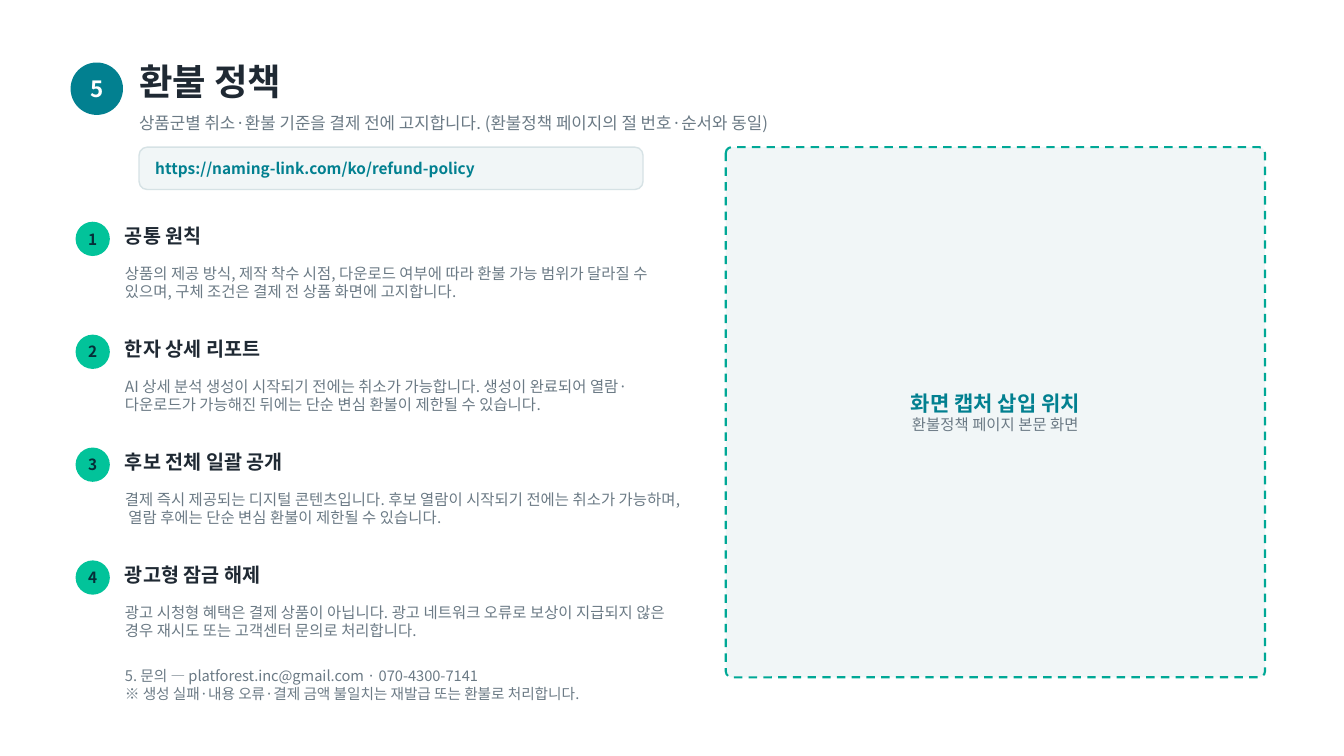
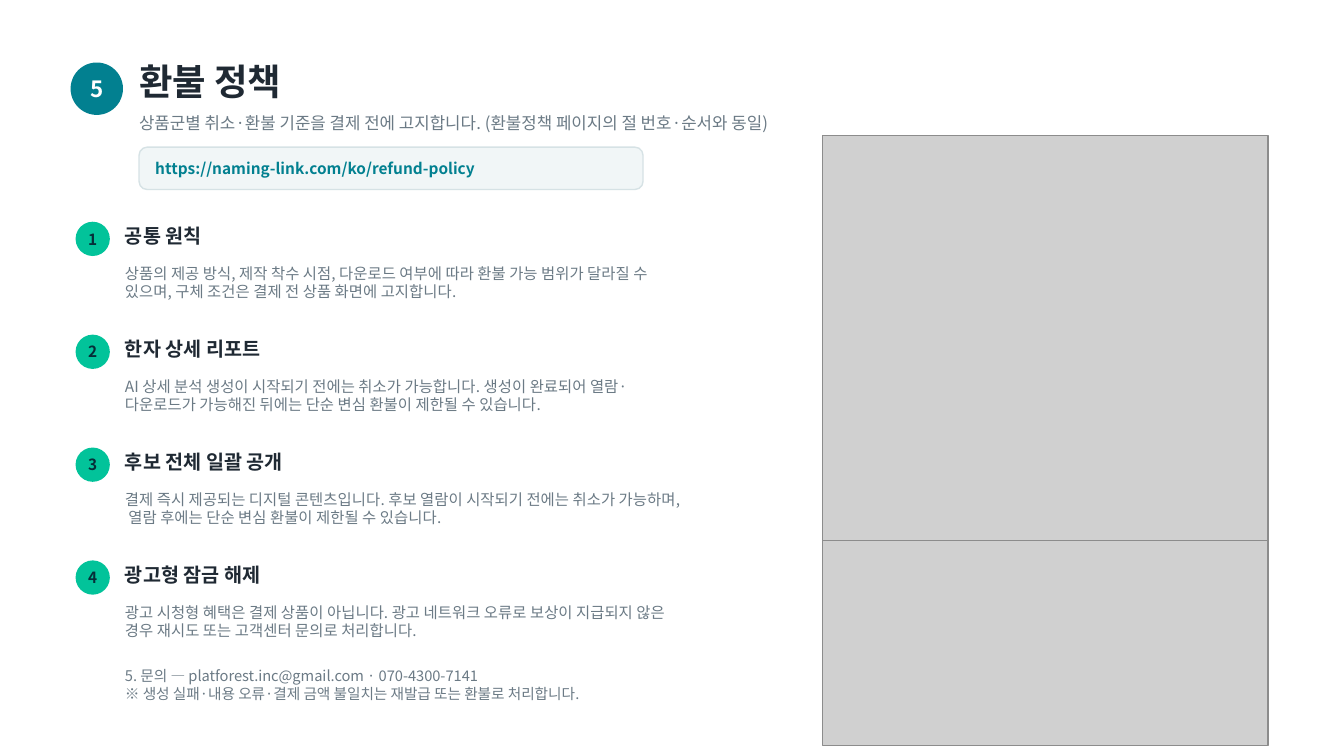
Before and after one commit to whitederrick/naminglink, a slide deck: slide 6 of docs/Naming-Link_결제경로.pptx. Drawn at 1344x756 pixels with LibreOffice and Linux fonts; fonts in the diff are those of the drawing; grey boxes stand for pictures. Boxes give left, top, right and bottom in pixels: in the first picture for what was removed or moved away, otherwise in the second. Text is boxed around its words. In the diff, an @@ line names an element or a change of style, - is before the commit and + after.

```diff
--- a/docs/Naming-Link_결제경로.pptx
+++ b/docs/Naming-Link_결제경로.pptx
@@ rounded rectangle removed at [726, 147, 1265, 678] @@
@@ picture added at [823, 136, 1268, 610] @@
@@ text removed at [911, 393, 1080, 431] @@
-화면 캡처 삽입 위치
-환불정책 페이지 본문 화면
@@ picture added at [823, 541, 1268, 746] @@
```
Also in this commit, not shown: 7 other slides changed.
